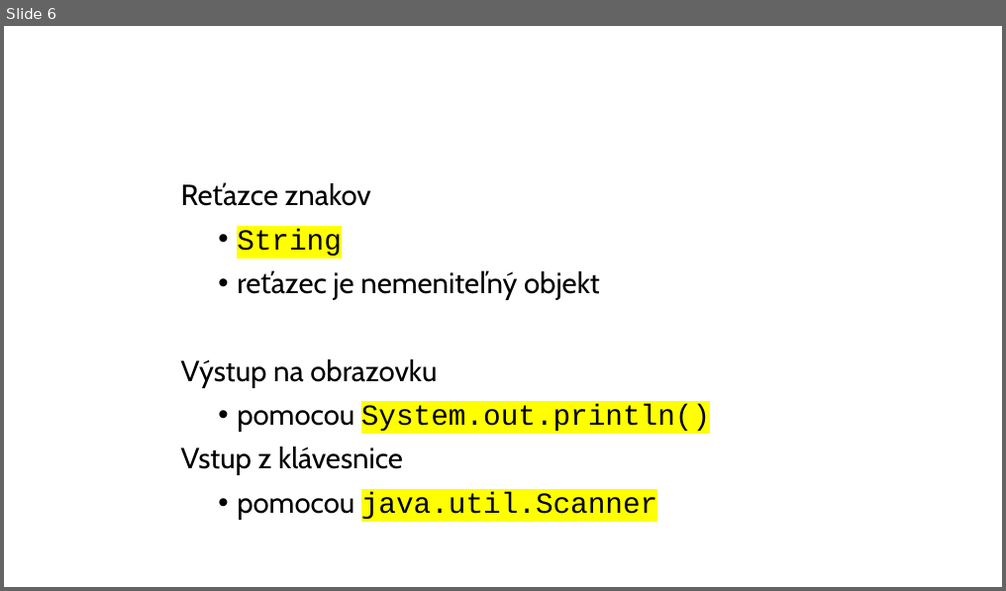
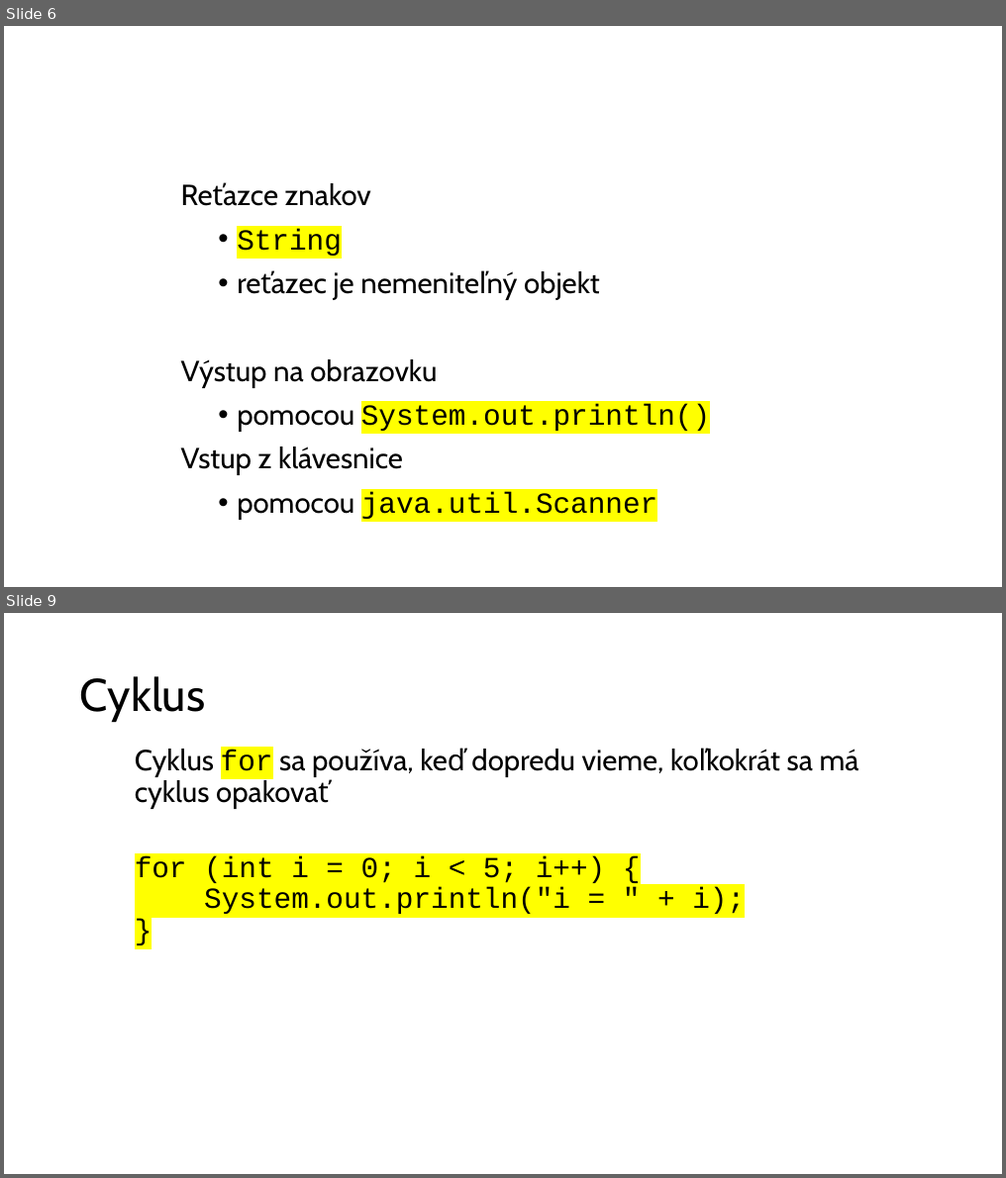
Before and after one commit to wagjo/oop, a slide deck: prezentacie/c02w.pptx. Shown one above the other, each under a label of ours: slide 6 before the commit, slides 6 and 9 after it; the slides between them are not shown. The pictures are 1006x591 and 1006x1178 pixels, drawn with LibreOffice and Linux fonts; fonts in the diff are those of the drawing. Boxes give left, top, right and bottom in pixels: in the first picture for what was removed or moved away, otherwise in the second. Text is boxed around its words. In the diff, an @@ line names an element or a change of style, - is before the commit and + after.

```diff
--- a/prezentacie/c02w.pptx
+++ b/prezentacie/c02w.pptx
@@ slide 9 added at [4,613,1002,1174], background #FFFFFF @@
@@ title added at [80,676,205,722], 44 pt, text #000000 @@
+Cyklus
@@ text added at [135,749,859,914], 28 pt, text #000000 @@
+Cyklus for sa používa, keď dopredu vieme, koľkokrát sa má cyklus opakovať
+for (int i = 0; i < 5; i++) {
+System.out.println("i = " + i);
+}
```
Also in this commit, not shown: 3 other slides added, 3 other files.
